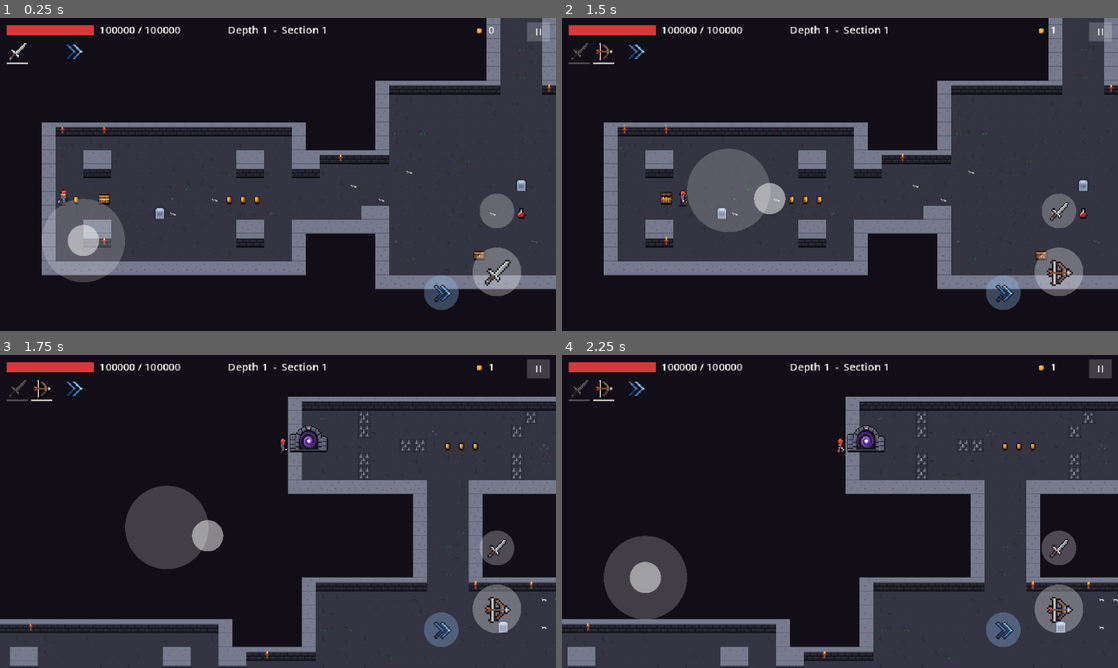
Above: before the commit, frames 1-4 (two rows, left to right).
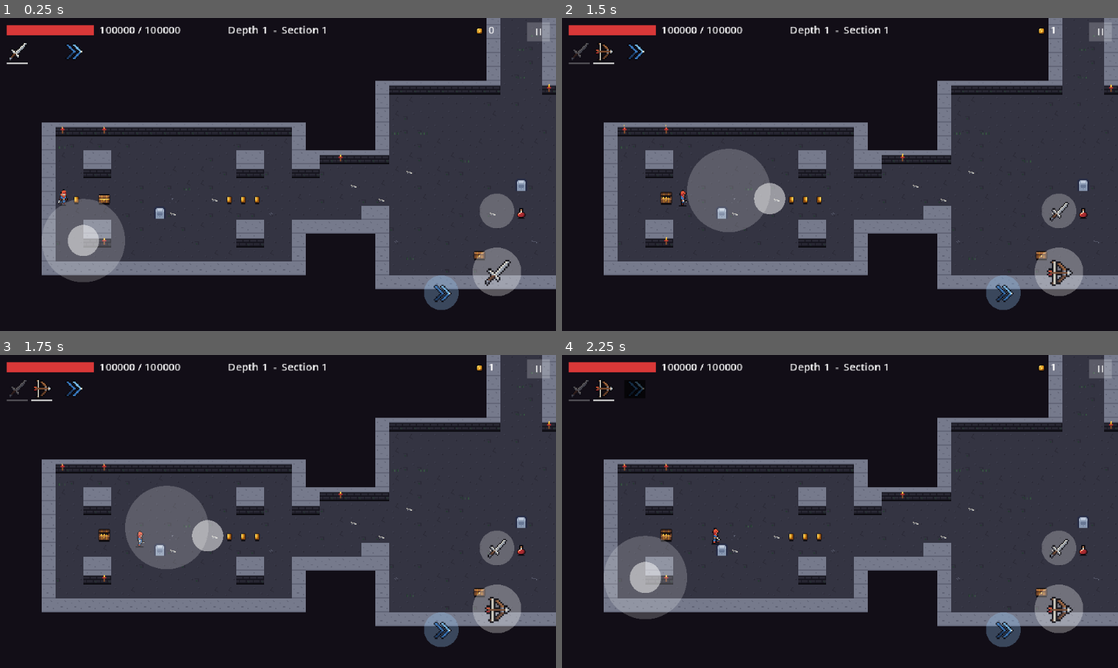
Above: after the commit, the same moments.

Repository: arturan2101/diplome_game
Game: Godot game, scene res://tests/manual/world_art_preview.tscn
The game is run twice, just before and just after one commit, with the same random seed, the same clock (stepped at 60 frames per second) and the same inputs. This scene is started directly instead of the project's main scene.
Inputs (mouse positions are in pixels of both pictures, inside the frame that each line leads up to):
- Up to frame 1 (0.25 s): no input
- Up to frame 2 (1.5 s): tap Enter (ui_accept) at 0.5, 0.77, 1.25 s; move the mouse to (962, 158) at 0.52 s; hold D (move_right) 0.53-1.25 s; hold J (attack) 0.53-1.25 s; click (962, 158) at 0.67 s; drag from (728, 190) to (1040, 255) at 1.27 s
- Up to frame 3 (1.75 s): no input
- Up to frame 4 (2.25 s): move the mouse to (895, 442) at 2.02 s; hold D (move_right) from 2.03 s (still down); tap U (spell_1) at 2.1 s

Frames 1-2 are identical in both runs. In frame 3, 57% of the frame differs, in the area x 0-100%, y 0-100%; in frame 4, 57%.

Commit message:
Stage 30 (part 2): player bow draw, shield block and dash animations
player_frames.tres is rebuilt by tools/build_player_frames.py from every player
strip, now with bow_<dir>, block_<dir> and dash_<dir>. The animator shows the
dash while it lasts, raises and holds the shield, follows the bow's draw with
frames 0-3 and plays the release; the bow no longer plays the sword swing.

Co-Authored-By: Claude Opus 5.5 <noreply@anthropic.com>

Diff:
--- a/actors/actor_sprite_animator.gd
+++ b/actors/actor_sprite_animator.gd
@@ -5,7 +5,13 @@
 ## stretched to its windup time, or a player's attack), "hurt_<dir>" when the parent's
 ## Health takes damage, and "death" when it dies. An enemy is freed when it dies, so its
 ## death plays on a copy left on the ground (a heap of bones for the skeleton).
+## The player also shows lasting actions: "dash_<dir>" during a dash, "block_<dir>"
+## while the shield is up (it rises and holds), and "bow_<dir>" while drawing the bow
+## (frames 0-3 follow the draw, 4-5 play on release).
 ## Never changes movement or combat. Animations missing from sprite_frames are skipped.
+
+## Frames of the bow strip: drawing (0 .. BOW_DRAW_FRAMES - 1), then the release.
+const BOW_DRAW_FRAMES: int = 4
 
 ## Below this speed (pixels per second) the actor counts as standing.
 @export var walk_threshold: float = 5.0
@@ -27,6 +33,8 @@
 var _action_left: float = 0.0
 var _was_winding_up: bool = false
 var _weapon: Weapon = null
+## The bow was drawn last frame (its release plays when the drawing stops).
+var _bow_drawn: bool = false
 
 
 func _ready() -> void:
@@ -52,6 +60,9 @@
 			_face(enemy.velocity if enemy.velocity.length() > walk_threshold else _to_player())
 			play_action("attack", enemy.data.windup)
 		_was_winding_up = winding
+	var player: Player = _body as Player
+	if player != null and _show_player_pose(player):
+		return
 	if _action_left > 0.0:
 		_action_left -= delta
 		return
@@ -64,6 +75,52 @@
 		play(anim)
 
 
+## The player's lasting actions. True if one is shown this frame.
+func _show_player_pose(player: Player) -> bool:
+	var skill: Skill = player.skill
+	if skill != null and skill.is_active():
+		if skill is DashSkill:
+			_face(player.velocity)
+			return _hold_pose("dash")
+		if skill is BlockSkill:
+			_face(player.get_look_direction())
+			return _hold_pose("block")
+	var bow: BowWeapon = player.weapon as BowWeapon
+	var progress: float = bow.get_draw_progress() if bow != null else 0.0
+	if progress > 0.0:
+		_face(player.get_look_direction())
+		var anim: StringName = StringName("bow_" + _direction)
+		if not sprite_frames.has_animation(anim):
+			return false
+		if animation != anim:
+			animation = anim
+		pause()
+		frame = mini(int(progress * BOW_DRAW_FRAMES), BOW_DRAW_FRAMES - 1)
+		_bow_drawn = true
+		_action_left = 0.0
+		return true
+	if _bow_drawn:
+		_bow_drawn = false
+		var release: StringName = StringName("bow_" + _direction)
+		if sprite_frames.has_animation(release) and sprite_frames.get_frame_count(release) > BOW_DRAW_FRAMES:
+			animation = release
+			frame = BOW_DRAW_FRAMES
+			play()
+			_action_left = float(sprite_frames.get_frame_count(release) - BOW_DRAW_FRAMES) / sprite_frames.get_animation_speed(release)
+	return false
+
+
+## Plays "<action>_<dir>" once and stays on its last frame while the action lasts.
+func _hold_pose(action: String) -> bool:
+	var anim: StringName = StringName(action + "_" + _direction)
+	if not sprite_frames.has_animation(anim):
+		return false
+	if animation != anim:
+		play(anim)
+	_action_left = 0.0
+	return true
+
+
 ## Plays "<action>_<dir>" (or "<action>") once, stretched to last the given seconds.
 func play_action(action: String, seconds: float) -> void:
 	var anim: StringName = StringName(action + "_" + _direction)
@@ -102,6 +159,9 @@
 func _on_attack(_step: int, _hits: int) -> void:
 	var player: Player = _body as Player
 	if player != null:
+		# The bow has its own draw and release.
+		if _weapon is BowWeapon and sprite_frames.has_animation(StringName("bow_" + _direction)):
+			return
 		_face(player.get_look_direction())
 	play_action("attack", attack_time)
 
--- a/assets/art/characters/player_frames.tres
+++ b/assets/art/characters/player_frames.tres
@@ -1,9 +1,21 @@
-[gd_resource type="SpriteFrames" load_steps=88 format=3]
+[gd_resource type="SpriteFrames" load_steps=156 format=3]
 
 [ext_resource type="Texture2D" path="res://assets/art/characters/player_attack_down.png" id="attack_down"]
 [ext_resource type="Texture2D" path="res://assets/art/characters/player_attack_left.png" id="attack_left"]
 [ext_resource type="Texture2D" path="res://assets/art/characters/player_attack_right.png" id="attack_right"]
 [ext_resource type="Texture2D" path="res://assets/art/characters/player_attack_up.png" id="attack_up"]
+[ext_resource type="Texture2D" path="res://assets/art/characters/player_block_down.png" id="block_down"]
+[ext_resource type="Texture2D" path="res://assets/art/characters/player_block_left.png" id="block_left"]
+[ext_resource type="Texture2D" path="res://assets/art/characters/player_block_right.png" id="block_right"]
+[ext_resource type="Texture2D" path="res://assets/art/characters/player_block_up.png" id="block_up"]
+[ext_resource type="Texture2D" path="res://assets/art/characters/player_bow_down.png" id="bow_down"]
+[ext_resource type="Texture2D" path="res://assets/art/characters/player_bow_left.png" id="bow_left"]
+[ext_resource type="Texture2D" path="res://assets/art/characters/player_bow_right.png" id="bow_right"]
+[ext_resource type="Texture2D" path="res://assets/art/characters/player_bow_up.png" id="bow_up"]
+[ext_resource type="Texture2D" path="res://assets/art/characters/player_dash_down.png" id="dash_down"]
+[ext_resource type="Texture2D" path="res://assets/art/characters/player_dash_left.png" id="dash_left"]
+[ext_resource type="Texture2D" path="res://assets/art/characters/player_dash_right.png" id="dash_right"]
+[ext_resource type="Texture2D" path="res://assets/art/characters/player_dash_up.png" id="dash_up"]
 [ext_resource type="Texture2D" path="res://assets/art/characters/player_death.png" id="death"]
 [ext_resource type="Texture2D" path="res://assets/art/characters/player_hurt_down.png" id="hurt_down"]
 [ext_resource type="Texture2D" path="res://assets/art/characters/player_hurt_left.png" id="hurt_left"]
@@ -83,6 +95,230 @@
 atlas = ExtResource("attack_up")
 region = Rect2(72, 0, 24, 24)
 
+[sub_resource type="AtlasTexture" id="block_down_0"]
+atlas = ExtResource("block_down")
+region = Rect2(0, 0, 24, 24)
+
+[sub_resource type="AtlasTexture" id="block_down_1"]
+atlas = ExtResource("block_down")
+region = Rect2(24, 0, 24, 24)
+
+[sub_resource type="AtlasTexture" id="block_down_2"]
+atlas = ExtResource("block_down")
+region = Rect2(48, 0, 24, 24)
+
+[sub_resource type="AtlasTexture" id="block_down_3"]
+atlas = ExtResource("block_down")
+region = Rect2(72, 0, 24, 24)
+
+[sub_resource type="AtlasTexture" id="block_left_0"]
+atlas = ExtResource("block_left")
+region = Rect2(0, 0, 24, 24)
+
+[sub_resource type="AtlasTexture" id="block_left_1"]
+atlas = ExtResource("block_left")
+region = Rect2(24, 0, 24, 24)
+
+[sub_resource type="AtlasTexture" id="block_left_2"]
+atlas = ExtResource("block_left")
+region = Rect2(48, 0, 24, 24)
+
+[sub_resource type="AtlasTexture" id="block_left_3"]
+atlas = ExtResource("block_left")
+region = Rect2(72, 0, 24, 24)
+
+[sub_resource type="AtlasTexture" id="block_right_0"]
+atlas = ExtResource("block_right")
+region = Rect2(0, 0, 24, 24)
+
+[sub_resource type="AtlasTexture" id="block_right_1"]
+atlas = ExtResource("block_right")
+region = Rect2(24, 0, 24, 24)
+
+[sub_resource type="AtlasTexture" id="block_right_2"]
+atlas = ExtResource("block_right")
+region = Rect2(48, 0, 24, 24)
+
+[sub_resource type="AtlasTexture" id="block_right_3"]
+atlas = ExtResource("block_right")
+region = Rect2(72, 0, 24, 24)
+
+[sub_resource type="AtlasTexture" id="block_up_0"]
+atlas = ExtResource("block_up")
+region = Rect2(0, 0, 24, 24)
+
+[sub_resource type="AtlasTexture" id="block_up_1"]
+atlas = ExtResource("block_up")
+region = Rect2(24, 0, 24, 24)
+
+[sub_resource type="AtlasTexture" id="block_up_2"]
+atlas = ExtResource("block_up")
+region = Rect2(48, 0, 24, 24)
+
+[sub_resource type="AtlasTexture" id="block_up_3"]
+atlas = ExtResource("block_up")
+region = Rect2(72, 0, 24, 24)
+
+[sub_resource type="AtlasTexture" id="bow_down_0"]
+atlas = ExtResource("bow_down")
+region = Rect2(0, 0, 24, 24)
+
+[sub_resource type="AtlasTexture" id="bow_down_1"]
+atlas = ExtResource("bow_down")
+region = Rect2(24, 0, 24, 24)
+
+[sub_resource type="AtlasTexture" id="bow_down_2"]
+atlas = ExtResource("bow_down")
+region = Rect2(48, 0, 24, 24)
+
+[sub_resource type="AtlasTexture" id="bow_down_3"]
+atlas = ExtResource("bow_down")
+region = Rect2(72, 0, 24, 24)
+
+[sub_resource type="AtlasTexture" id="bow_down_4"]
+atlas = ExtResource("bow_down")
+region = Rect2(96, 0, 24, 24)
+
+[sub_resource type="AtlasTexture" id="bow_down_5"]
+atlas = ExtResource("bow_down")
+region = Rect2(120, 0, 24, 24)
+
+[sub_resource type="AtlasTexture" id="bow_left_0"]
+atlas = ExtResource("bow_left")
+region = Rect2(0, 0, 24, 24)
+
+[sub_resource type="AtlasTexture" id="bow_left_1"]
+atlas = ExtResource("bow_left")
+region = Rect2(24, 0, 24, 24)
+
+[sub_resource type="AtlasTexture" id="bow_left_2"]
+atlas = ExtResource("bow_left")
+region = Rect2(48, 0, 24, 24)
+
+[sub_resource type="AtlasTexture" id="bow_left_3"]
+atlas = ExtResource("bow_left")
+region = Rect2(72, 0, 24, 24)
+
+[sub_resource type="AtlasTexture" id="bow_left_4"]
+atlas = ExtResource("bow_left")
+region = Rect2(96, 0, 24, 24)
+
+[sub_resource type="AtlasTexture" id="bow_left_5"]
+atlas = ExtResource("bow_left")
+region = Rect2(120, 0, 24, 24)
+
+[sub_resource type="AtlasTexture" id="bow_right_0"]
+atlas = ExtResource("bow_right")
+region = Rect2(0, 0, 24, 24)
+
+[sub_resource type="AtlasTexture" id="bow_right_1"]
+atlas = ExtResource("bow_right")
+region = Rect2(24, 0, 24, 24)
+
+[sub_resource type="AtlasTexture" id="bow_right_2"]
+atlas = ExtResource("bow_right")
+region = Rect2(48, 0, 24, 24)
+
+[sub_resource type="AtlasTexture" id="bow_right_3"]
+atlas = ExtResource("bow_right")
+region = Rect2(72, 0, 24, 24)
+
+[sub_resource type="AtlasTexture" id="bow_right_4"]
+atlas = ExtResource("bow_right")
+region = Rect2(96, 0, 24, 24)
+
+[sub_resource type="AtlasTexture" id="bow_right_5"]
+atlas = ExtResource("bow_right")
+region = Rect2(120, 0, 24, 24)
+
+[sub_resource type="AtlasTexture" id="bow_up_0"]
+atlas = ExtResource("bow_up")
+region = Rect2(0, 0, 24, 24)
+
+[sub_resource type="AtlasTexture" id="bow_up_1"]
+atlas = ExtResource("bow_up")
+region = Rect2(24, 0, 24, 24)
+
+[sub_resource type="AtlasTexture" id="bow_up_2"]
+atlas = ExtResource("bow_up")
+region = Rect2(48, 0, 24, 24)
+
+[sub_resource type="AtlasTexture" id="bow_up_3"]
+atlas = ExtResource("bow_up")
+region = Rect2(72, 0, 24, 24)
+
+[sub_resource type="AtlasTexture" id="bow_up_4"]
+atlas = ExtResource("bow_up")
+region = Rect2(96, 0, 24, 24)
+
+[sub_resource type="AtlasTexture" id="bow_up_5"]
+atlas = ExtResource("bow_up")
+region = Rect2(120, 0, 24, 24)
+
+[sub_resource type="AtlasTexture" id="dash_down_0"]
+atlas = ExtResource("dash_down")
+region = Rect2(0, 0, 24, 24)
+
+[sub_resource type="AtlasTexture" id="dash_down_1"]
+atlas = ExtResource("dash_down")
+region = Rect2(24, 0, 24, 24)
+
+[sub_resource type="AtlasTexture" id="dash_down_2"]
+atlas = ExtResource("dash_down")
+region = Rect2(48, 0, 24, 24)
+
+[sub_resource type="AtlasTexture" id="dash_down_3"]
+atlas = ExtResource("dash_down")
+region = Rect2(72, 0, 24, 24)
+
+[sub_resource type="AtlasTexture" id="dash_left_0"]
+atlas = ExtResource("dash_left")
+region = Rect2(0, 0, 24, 24)
+
+[sub_resource type="AtlasTexture" id="dash_left_1"]
+atlas = ExtResource("dash_left")
+region = Rect2(24, 0, 24, 24)
+
+[sub_resource type="AtlasTexture" id="dash_left_2"]
+atlas = ExtResource("dash_left")
+region = Rect2(48, 0, 24, 24)
+
+[sub_resource type="AtlasTexture" id="dash_left_3"]
+atlas = ExtResource("dash_left")
+region = Rect2(72, 0, 24, 24)
+
+[sub_resource type="AtlasTexture" id="dash_right_0"]
+atlas = ExtResource("dash_right")
+region = Rect2(0, 0, 24, 24)
+
+[sub_resource type="AtlasTexture" id="dash_right_1"]
+atlas = ExtResource("dash_right")
+region = Rect2(24, 0, 24, 24)
+
+[sub_resource type="AtlasTexture" id="dash_right_2"]
+atlas = ExtResource("dash_right")
+region = Rect2(48, 0, 24, 24)
+
+[sub_resource type="AtlasTexture" id="dash_right_3"]
+atlas = ExtResource("dash_right")
+region = Rect2(72, 0, 24, 24)
+
+[sub_resource type="AtlasTexture" id="dash_up_0"]
+atlas = ExtResource("dash_up")
+region = Rect2(0, 0, 24, 24)
+
+[sub_resource type="AtlasTexture" id="dash_up_1"]
+atlas = ExtResource("dash_up")
+region = Rect2(24, 0, 24, 24)
+
+[sub_resource type="AtlasTexture" id="dash_up_2"]
+atlas = ExtResource("dash_up")
+region = Rect2(48, 0, 24, 24)
+
+[sub_resource type="AtlasTexture" id="dash_up_3"]
+atlas = ExtResource("dash_up")
+region = Rect2(72, 0, 24, 24)
+
 [sub_resource type="AtlasTexture" id="death_0"]
 atlas = ExtResource("death")
 region = Rect2(0, 0, 24, 24)
@@ -364,6 +600,234 @@
 "loop": false,
 "name": &"attack_up",
 "speed": 12.0
+}, {
+"frames": [{
+"duration": 1.0,
+"texture": SubResource("block_down_0")
+}, {
+"duration": 1.0,
+"texture": SubResource("block_down_1")
+}, {
+"duration": 1.0,
+"texture": SubResource("block_down_2")
+}, {
+"duration": 1.0,
+"texture": SubResource("block_down_3")
+}],
+"loop": false,
+"name": &"block_down",
+"speed": 8.0
+}, {
+"frames": [{
+"duration": 1.0,
+"texture": SubResource("block_left_0")
+}, {
+"duration": 1.0,
+"texture": SubResource("block_left_1")
+}, {
+"duration": 1.0,
+"texture": SubResource("block_left_2")
+}, {
+"duration": 1.0,
+"texture": SubResource("block_left_3")
+}],
+"loop": false,
+"name": &"block_left",
+"speed": 8.0
+}, {
+"frames": [{
+"duration": 1.0,
+"texture": SubResource("block_right_0")
+}, {
+"duration": 1.0,
+"texture": SubResource("block_right_1")
+}, {
+"duration": 1.0,
+"texture": SubResource("block_right_2")
+}, {
+"duration": 1.0,
+"texture": SubResource("block_right_3")
+}],
+"loop": false,
+"name": &"block_right",
+"speed": 8.0
+}, {
+"frames": [{
+"duration": 1.0,
+"texture": SubResource("block_up_0")
+}, {
+"duration": 1.0,
+"texture": SubResource("block_up_1")
+}, {
+"duration": 1.0,
+"texture": SubResource("block_up_2")
+}, {
+"duration": 1.0,
+"texture": SubResource("block_up_3")
+}],
+"loop": false,
+"name": &"block_up",
+"speed": 8.0
+}, {
+"frames": [{
+"duration": 1.0,
+"texture": SubResource("bow_down_0")
+}, {
+"duration": 1.0,
+"texture": SubResource("bow_down_1")
+}, {
+"duration": 1.0,
+"texture": SubResource("bow_down_2")
+}, {
+"duration": 1.0,
+"texture": SubResource("bow_down_3")
+}, {
+"duration": 1.0,
+"texture": SubResource("bow_down_4")
+}, {
+"duration": 1.0,
+"texture": SubResource("bow_down_5")
+}],
+"loop": false,
+"name": &"bow_down",
+"speed": 10.0
+}, {
+"frames": [{
+"duration": 1.0,
+"texture": SubResource("bow_left_0")
+}, {
+"duration": 1.0,
+"texture": SubResource("bow_left_1")
+}, {
+"duration": 1.0,
+"texture": SubResource("bow_left_2")
+}, {
+"duration": 1.0,
+"texture": SubResource("bow_left_3")
+}, {
+"duration": 1.0,
+"texture": SubResource("bow_left_4")
+}, {
+"duration": 1.0,
+"texture": SubResource("bow_left_5")
+}],
+"loop": false,
+"name": &"bow_left",
+"speed": 10.0
+}, {
+"frames": [{
+"duration": 1.0,
+"texture": SubResource("bow_right_0")
+}, {
+"duration": 1.0,
+"texture": SubResource("bow_right_1")
+}, {
+"duration": 1.0,
+"texture": SubResource("bow_right_2")
+}, {
+"duration": 1.0,
+"texture": SubResource("bow_right_3")
+}, {
+"duration": 1.0,
+"texture": SubResource("bow_right_4")
+}, {
+"duration": 1.0,
+"texture": SubResource("bow_right_5")
+}],
+"loop": false,
+"name": &"bow_right",
+"speed": 10.0
+}, {
+"frames": [{
+"duration": 1.0,
+"texture": SubResource("bow_up_0")
+}, {
+"duration": 1.0,
+"texture": SubResource("bow_up_1")
+}, {
+"duration": 1.0,
+"texture": SubResource("bow_up_2")
+}, {
+"duration": 1.0,
+"texture": SubResource("bow_up_3")
+}, {
+"duration": 1.0,
+"texture": SubResource("bow_up_4")
+}, {
+"duration": 1.0,
+"texture": SubResource("bow_up_5")
+}],
+"loop": false,
+"name": &"bow_up",
+"speed": 10.0
+}, {
+"frames": [{
+"duration": 1.0,
+"texture": SubResource("dash_down_0")
+}, {
+"duration": 1.0,
+"texture": SubResource("dash_down_1")
+}, {
+"duration": 1.0,
+"texture": SubResource("dash_down_2")
+}, {
+"duration": 1.0,
+"texture": SubResource("dash_down_3")
+}],
+"loop": false,
+"name": &"dash_down",
+"speed": 16.0
+}, {
+"frames": [{
+"duration": 1.0,
+"texture": SubResource("dash_left_0")
+}, {
+"duration": 1.0,
+"texture": SubResource("dash_left_1")
+}, {
+"duration": 1.0,
+"texture": SubResource("dash_left_2")
+}, {
+"duration": 1.0,
+"texture": SubResource("dash_left_3")
+}],
+"loop": false,
+"name": &"dash_left",
+"speed": 16.0
+}, {
+"frames": [{
+"duration": 1.0,
+"texture": SubResource("dash_right_0")
+}, {
+"duration": 1.0,
+"texture": SubResource("dash_right_1")
+}, {
+"duration": 1.0,
+"texture": SubResource("dash_right_2")
+}, {
+"duration": 1.0,
+"texture": SubResource("dash_right_3")
+}],
+"loop": false,
+"name": &"dash_right",
+"speed": 16.0
+}, {
+"frames": [{
+"duration": 1.0,
+"texture": SubResource("dash_up_0")
+}, {
+"duration": 1.0,
+"texture": SubResource("dash_up_1")
+}, {
+"duration": 1.0,
+"texture": SubResource("dash_up_2")
+}, {
+"duration": 1.0,
+"texture": SubResource("dash_up_3")
+}],
+"loop": false,
+"name": &"dash_up",
+"speed": 16.0
 }, {
 "frames": [{
 "duration": 1.0,
--- a/tests/manual/world_art_preview.gd
+++ b/tests/manual/world_art_preview.gd
@@ -1,7 +1,7 @@
 extends Node
 ## Manual preview of the integrated art (stage 30) in the real game, full series: the
 ## pickups (chest closed and open, coin, potion), a shrine, the gate closed and open, a
-## sword swing and an arrow in flight. Saves one PNG per view into the folder, then quits.
+## sword swing, the bow drawn and an arrow in flight, the shield raised, a dash. Saves one PNG per view into the folder, then quits.
 ## Not part of the test suite.
 ## Usage: godot --path . res://tests/manual/world_art_preview.tscn -- <folder>
 
@@ -11,6 +11,8 @@
 const POTION_SCENE: PackedScene = preload("res://actors/pickups/health_pack.tscn")
 const CHEST_SCENE: PackedScene = preload("res://actors/pickups/chest.tscn")
 const BOW: WeaponData = preload("res://combat/weapons/bow.tres")
+const BLOCK: SkillData = preload("res://combat/skills/block.tres")
+const DASH: SkillData = preload("res://combat/skills/dash.tres")
 const RUN_SEED: int = 5000
 const SETTLE_FRAMES: int = 12
 
@@ -54,10 +56,28 @@
 	player.swap_weapon()
 	await _frames(2)
 	Input.action_press(&"attack")
-	await _frames(40)
+	await _frames(30)
+	await _save("bow_draw.png")
+	await _frames(10)
 	Input.action_release(&"attack")
 	await _frames(4)
 	await _save("arrow.png")
+	await _frames(20)
+	player.set_skill(BLOCK)
+	Input.action_press(&"skill")
+	await _frames(12)
+	await _save("block.png")
+	Input.action_release(&"skill")
+	await _frames(30)
+	player.set_skill(DASH)
+	Input.action_press(&"move_left")
+	await _frames(2)
+	Input.action_press(&"skill")
+	await _frames(4)
+	await _save("dash.png")
+	Input.action_release(&"skill")
+	Input.action_release(&"move_left")
+	await _frames(20)
 	player.teleport(_game.gate.global_position + Vector2(-40.0, 0.0))
 	await _frames(SETTLE_FRAMES)
 	await _save("gate_closed.png")
